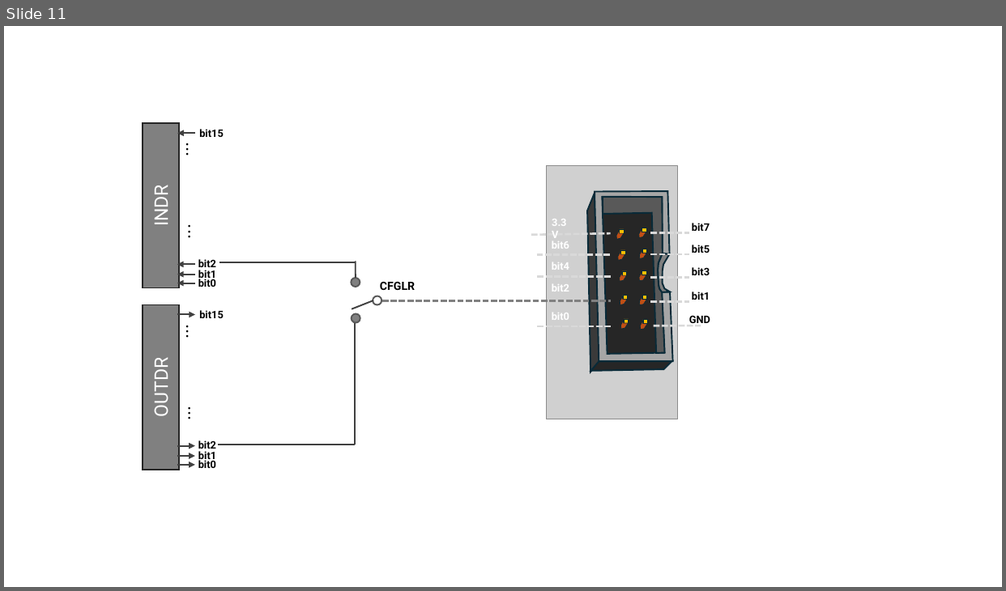
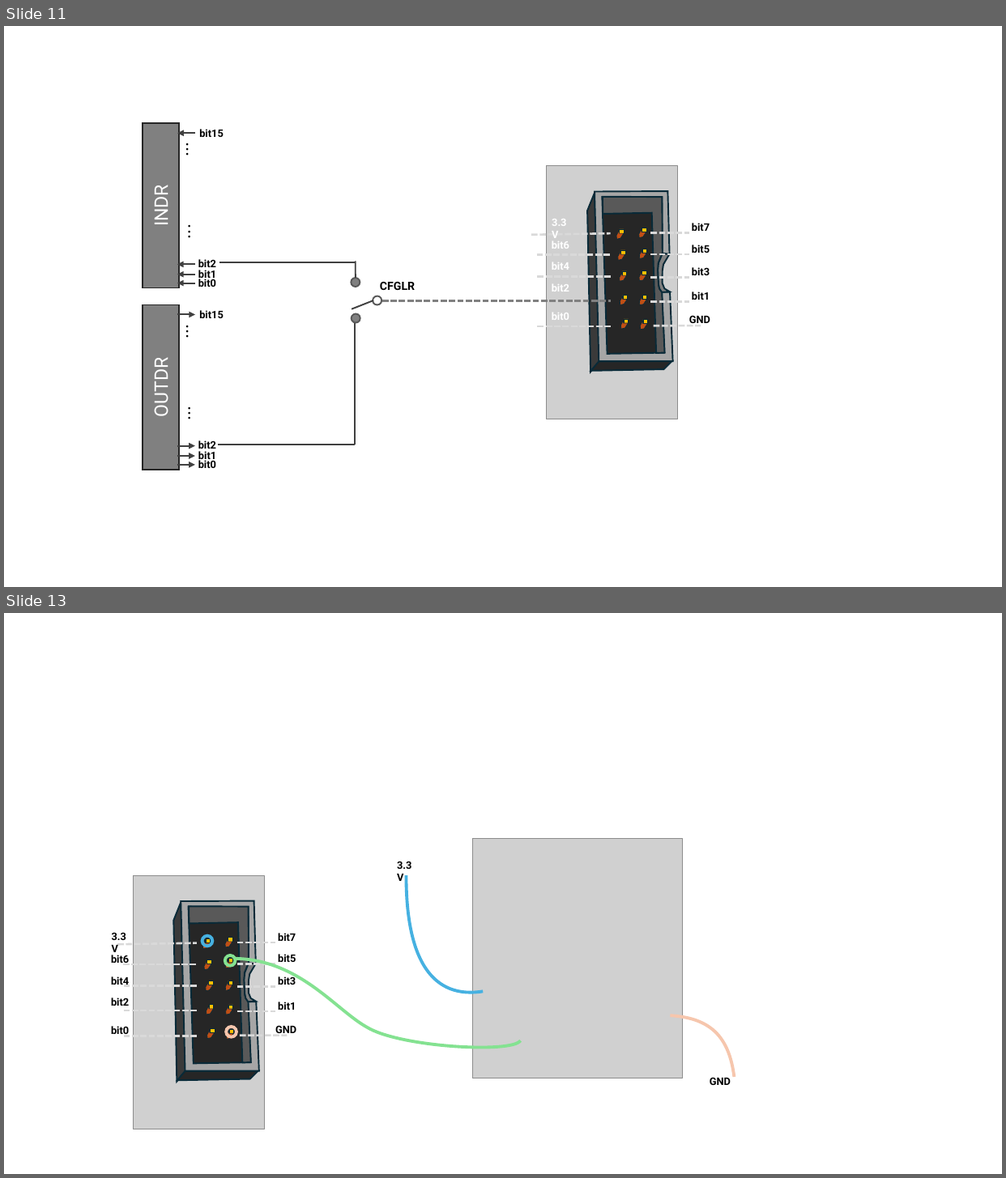
Before and after one commit to elias-at-chalmers/mop-lecture_notes-mirror, a slide deck: images/figures.pptx. Shown one above the other, each under a label of ours: slide 11 before the commit, slides 11 and 13 after it; the slides between them are not shown. The pictures are 1006x591 and 1006x1178 pixels, drawn with LibreOffice and Linux fonts; fonts in the diff are those of the drawing; grey boxes stand for pictures. Boxes give left, top, right and bottom in pixels: in the first picture for what was removed or moved away, otherwise in the second. Text is boxed around its words. In the diff, an @@ line names an element or a change of style, - is before the commit and + after.

```diff
--- a/images/figures.pptx
+++ b/images/figures.pptx
@@ slide 13 added at box(4, 613, 1002, 1174), background #FFFFFF @@
@@ picture added at box(473, 839, 682, 1079) @@
@@ text added at box(397, 861, 411, 869), 10 pt, text #000000, bold @@
+3.3V
@@ freeform shape added at box(406, 875, 484, 994), outline #46B1E1 3 pt @@
@@ ellipse added at box(202, 935, 213, 946), outline #46B1E1 3 pt @@
@@ group added at box(111, 875, 296, 1130): 15 freeform shapes, 11 rectangles, 10 lines, 10 texts, 1 picture @@
+GND
+3.3V
+bit0
+bit2
+bit4
+bit6
+bit1
+bit3
+bit5
+bit7
@@ ellipse added at box(225, 956, 236, 966), outline #84E291 3 pt @@
@@ freeform shape added at box(234, 959, 521, 1048), outline #84E291 3 pt @@
@@ freeform shape added at box(671, 1016, 734, 1077), outline #F6C6AD 3 pt @@
@@ ellipse added at box(226, 1027, 236, 1037), outline #F6C6AD 3 pt @@
@@ text added at box(710, 1077, 731, 1085), 10 pt, text #000000, bold @@
+GND
```
Also in this commit, not shown: 2 other slides added, 1 other file.
